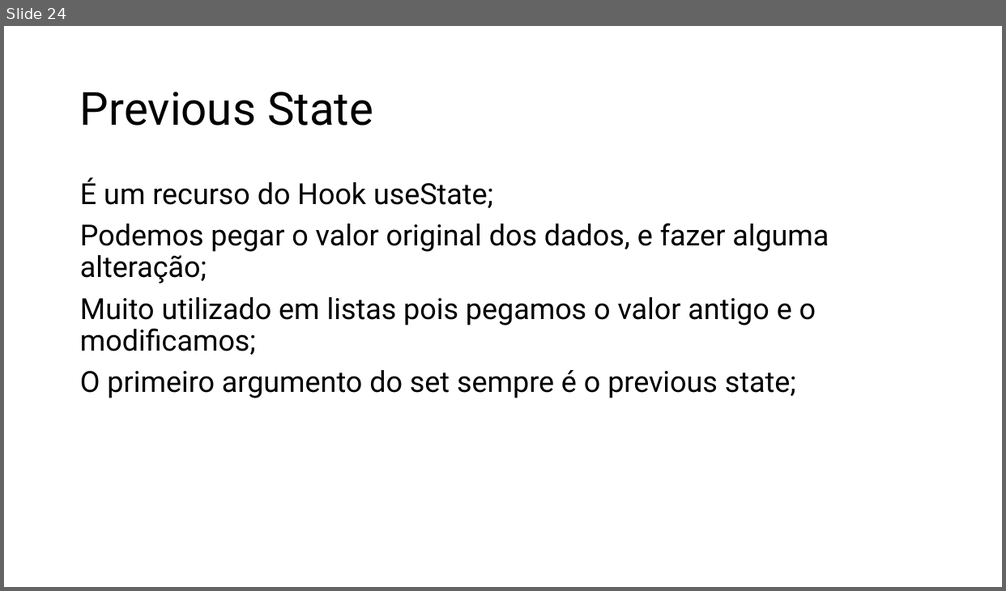
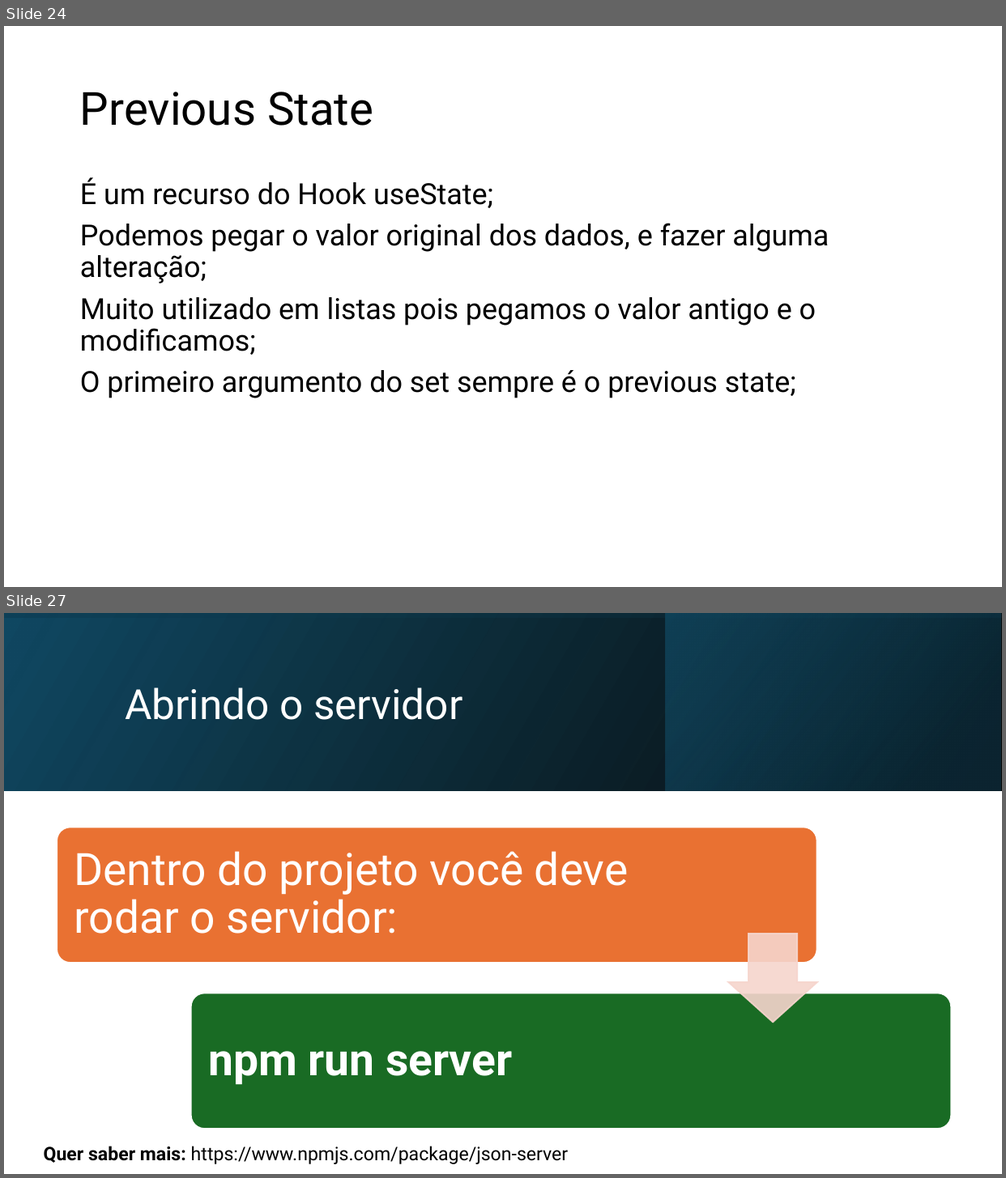
Before and after one commit to RogerSobral/h_codar_react, a slide deck: React.pptx. Shown one above the other, each under a label of ours: slide 24 before the commit, slides 24 and 27 after it; the slides between them are not shown. The pictures are 1006x591 and 1006x1178 pixels, drawn with LibreOffice and Linux fonts; fonts in the diff are those of the drawing. Boxes give left, top, right and bottom in pixels: in the first picture for what was removed or moved away, otherwise in the second. Text is boxed around its words. In the diff, an @@ line names an element or a change of style, - is before the commit and + after.

Commit message:
json_server
Inicio da aula de json_server

```diff
--- a/React.pptx
+++ b/React.pptx
@@ slide 27 added at [4, 613, 1002, 1174], background #FFFFFF @@
@@ rectangle added at [4, 613, 1002, 790], fill gradient #000000 to #104862 @@
@@ rectangle added at [4, 613, 1002, 790], fill gradient #104862 to #000000 @@
@@ rectangle added at [666, 613, 1001, 790], fill gradient #0B3041 to #156082 @@
@@ title added at [125, 688, 462, 720], 40 pt, text #FFFFFF @@
+Abrindo o servidor
@@ group added at [57, 827, 952, 1130]: 2 rounded rectangles, 2 texts, 1 down arrow @@
+Dentro do projeto você deve rodar o servidor:
+npm run server
@@ text added at [44, 1146, 569, 1165], 18 pt, text #000000 @@
+Quer saber mais: https://www.npmjs.com/package/json-server
```
Also in this commit, not shown: 1 slide changed, 3 other slides added, 15 other files.
